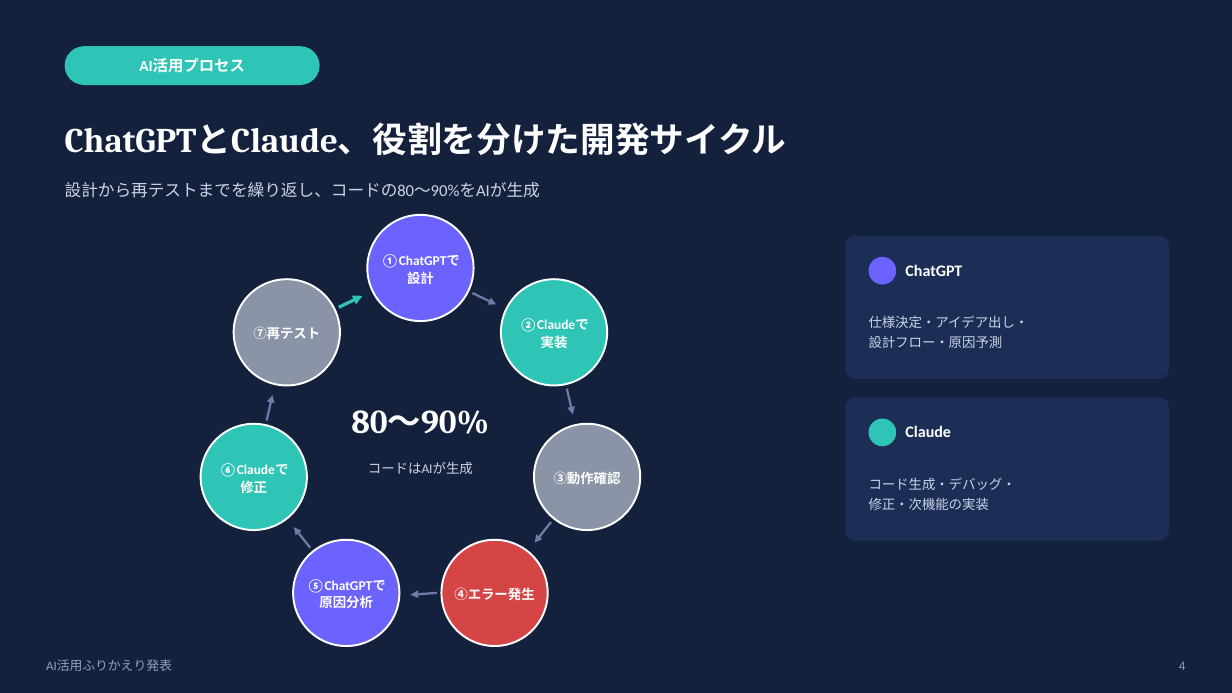
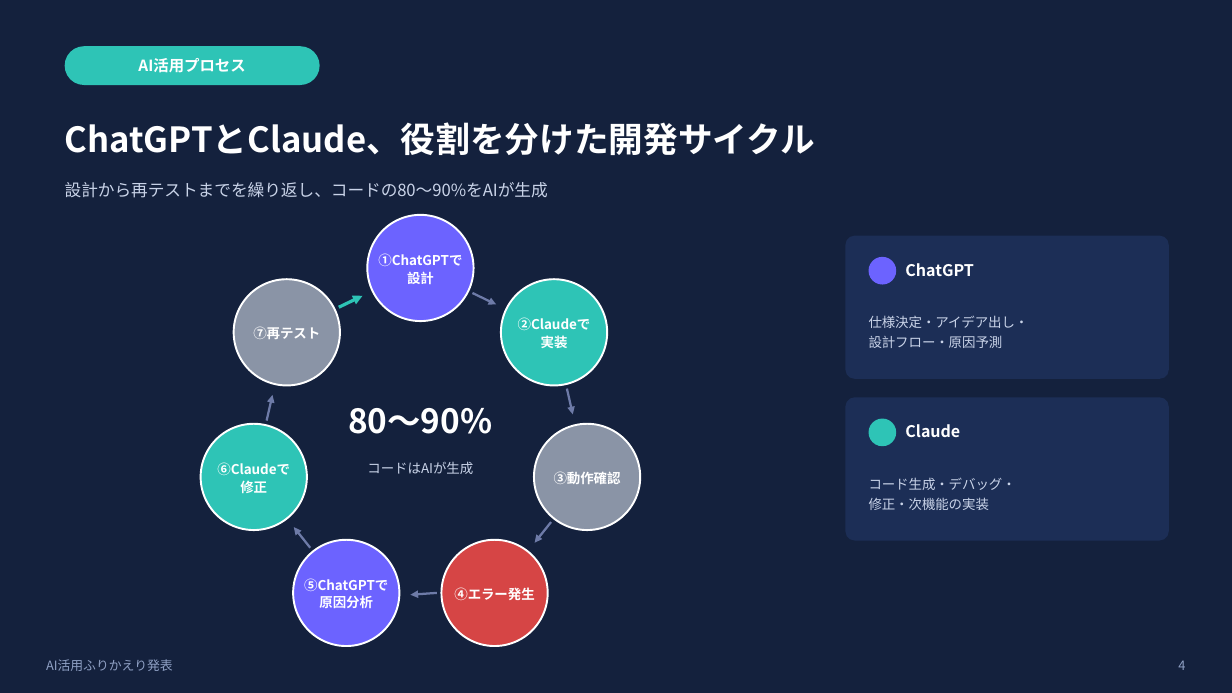
Before and after one commit to Yokochi513/Procson, a slide deck: slide 4 of shuukatsu-app/AI活用ふりかえり発表_2分版.pptx. Drawn at 1232x693 pixels with LibreOffice and Linux fonts; fonts in the diff are those of the drawing. Boxes give left, top, right and bottom in pixels: in the first picture for what was removed or moved away, otherwise in the second. Text is boxed around its words. In the diff, an @@ line names an element or a change of style, - is before the commit and + after.

```diff
--- a/shuukatsu-app/AI活用ふりかえり発表_2分版.pptx
+++ b/shuukatsu-app/AI活用ふりかえり発表_2分版.pptx
@@ text "ChatGPTとClaude、役割を分けた開発サイクル" at [65,122,815,155]: font Cambria to Noto Sans CJK JP @@
@@ text "80〜90%" at [348,408,492,434]: font Cambria to Noto Sans CJK JP @@
@@ font Calibri to Noto Sans CJK JP in 11 elements at [138,58,245,73], [65,182,548,198], [378,253,462,284], [518,317,591,348], [304,578,388,608], [217,462,290,493], [367,461,473,474], [905,263,974,276], [905,424,960,437], [46,659,173,671], [1178,661,1185,670] @@
```
Also in this commit, not shown: 6 other slides changed, 5 other files.
